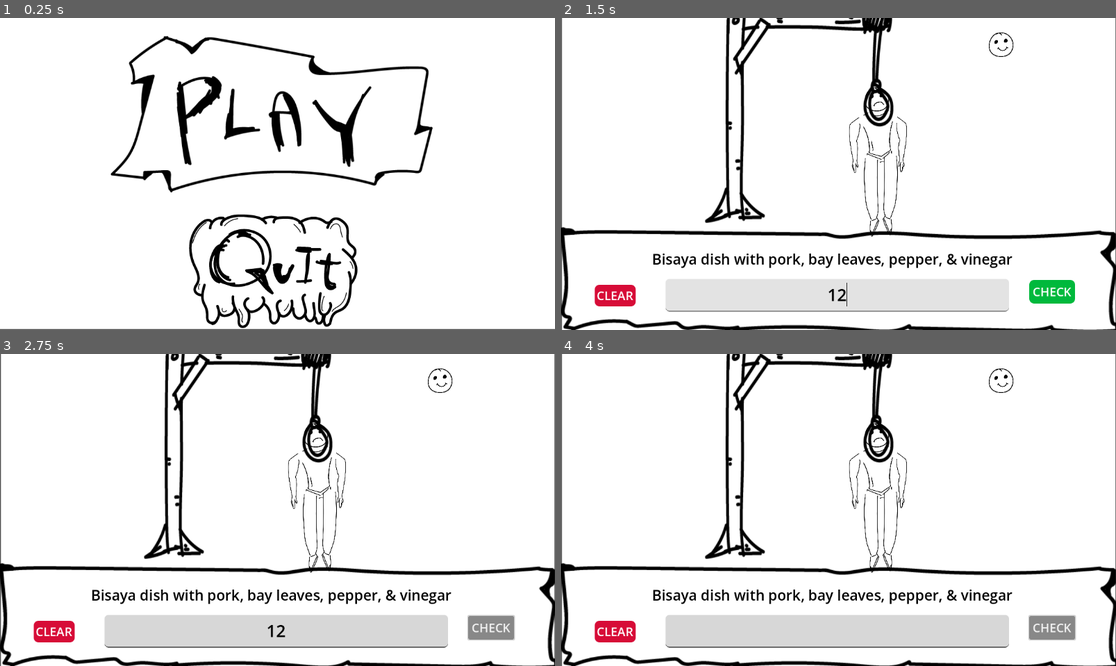
Above: before the commit, frames 1-4 (two rows, left to right).
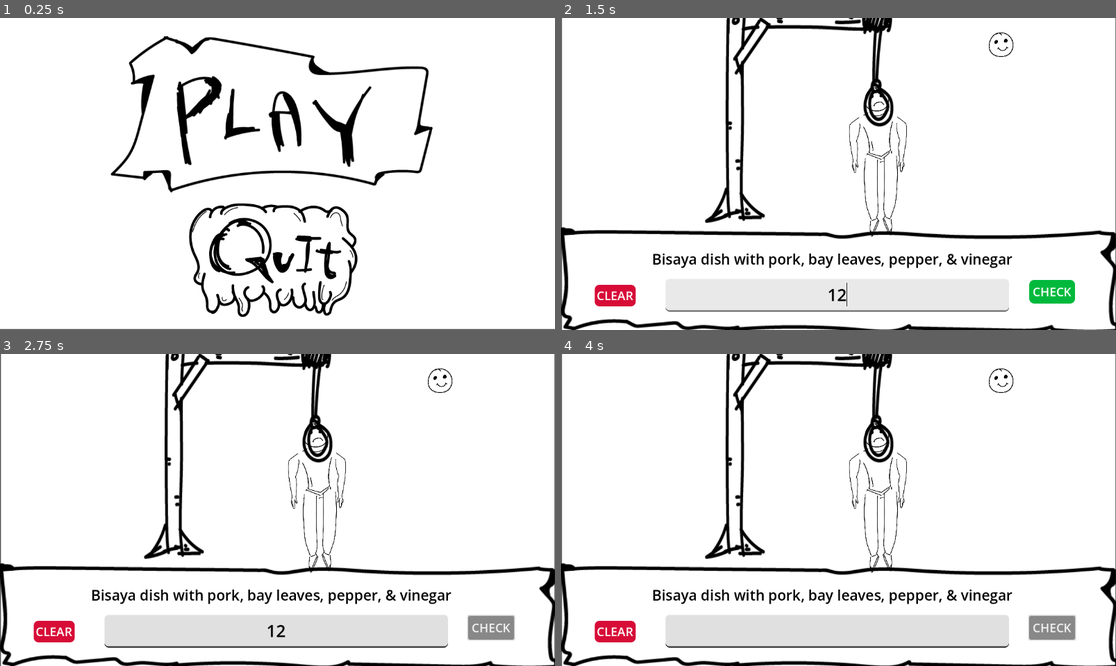
Above: after the commit, the same moments.

Repository: moshe002/HangMan_GodotPractice
Game: Godot game, scene res://main_scene.tscn
The game is run twice, just before and just after one commit, with the same random seed, the same clock (stepped at 60 frames per second) and the same inputs.
Inputs (mouse positions are in pixels of both pictures, inside the frame that each line leads up to):
- Up to frame 1 (0.25 s): no input
- Up to frame 2 (1.5 s): click (832, 114) at 0.5 s; click (838, 295) at 1.27 s; type "12" at 1.35 s
- Up to frame 3 (2.75 s): click "CHECK" at 2 s
- Up to frame 4 (4 s): click "CLEAR" at 2.75 s; click "CHECK" at 3.5 s

The runs differ from the first frame. In frame 1, 4.7% of the frame differs, in the area x 34-65%, y 59-100%; in frame 2, 0.3%; in frame 3, 0.3%; in frame 4, 0.3%.

Commit message:
added QnA and lowercase input

Diff:
--- /dev/null
+++ b/data/QuestionsAndAnswers.json
@@ -0,0 +1,157 @@
+[
+    {
+        "category": "Food",
+        "question": "Made with eggs, milk and sugar",
+        "answer": "Leche Flan"
+    },
+    {
+        "category": "Weather",
+        "question": "Destructive winds",
+        "answer": "Tornado"
+    },
+    {
+        "category": "Education",
+        "question": "Another term for tertiary education",
+        "answer": "College"
+    },
+    {
+        "category": "Science",
+        "question": "Smallest visible particle",
+        "answer": "Photon"
+    },
+    {
+        "category": "Science",
+        "question": "Is the sun a planet?",
+        "answer": "No"
+    },
+    {
+        "category": "Internet",
+        "question": "Famous app made in 2005",
+        "answer": "Youtube"
+    },
+    {
+        "category": "Streets",
+        "question": "Oldest Street in Cebu City",
+        "answer": "Colon Street"
+    },
+    {
+        "category": "Anime",
+        "question": "Anime that has the character Goku",
+        "answer": "Dragon Ball"
+    },
+    {
+        "category": "History",
+        "question": "Number of years the Spaniards colonized the Philippines",
+        "answer": "333 years"
+    },
+    {
+        "category": "Internet",
+        "question": "Most used social media app in the Philippines",
+        "answer": "Facebook"
+    },
+    {
+        "category": "Sport",
+        "question": "Most famous sport in the Philippines",
+        "answer": "Basketball"
+    },
+    {
+        "category": "Science",
+        "question": "Most important organ in the body",
+        "answer": "Brain"
+    },
+    {
+        "category": "Science",
+        "question": "Largest body of water",
+        "answer": "Ocean"
+    },
+    {
+        "category": "Superhero",
+        "question": "Who is Tony Stark?",
+        "answer": "Iron Man"
+    },
+    {
+        "category": "Countries",
+        "question": "Capital City of the Philippines",
+        "answer": "Manila"
+    },
+    {
+        "category": "Countries",
+        "question": "Capital City of America",
+        "answer": "Washington DC"
+    },
+    {
+        "category": "Animals",
+        "question": "Man's Bestfriend",
+        "answer": "Dog"
+    },
+    {
+        "category": "Animals",
+        "question": "Largest Reptile",
+        "answer": "Crocodile"
+    },
+    {
+        "category": "Movie",
+        "question": "Filipina singer who was in Mulan",
+        "answer": "Lea Salonga"
+    },
+    {
+        "category": "Movie",
+        "question": "Green ogre, friend of Donkey, husband of Fiona",
+        "answer": "Shrek"
+    },
+    {
+        "category": "Actors/Actresses",
+        "question": "Famous Chinese Actor who did his own stunts",
+        "answer": "Jackie Chan"
+    },
+    {
+        "category": "Internet",
+        "question": "Most famous search engine",
+        "answer": "Google"
+    },
+    {
+        "category": "Superhero",
+        "question": "What superhero group/team was Batman in",
+        "answer": "Justice League"
+    },
+    {
+        "category": "Cartoon",
+        "question": "Famous cartoon duo that hates each other",
+        "answer": "Tom and Jerry"
+    },
+    {
+        "category": "Sport",
+        "question": "Biggest sport event in the world",
+        "answer": "Olympics"
+    },
+    {
+        "category": "Math",
+        "question": "5 * 5 + (6 + 2) + (12 - (12 / 2))",
+        "answer": "39"
+    },
+    {
+        "category": "Movie",
+        "question": "Museum comes alive at night",
+        "answer": "Night at the Museum"
+    },
+    {
+        "category": "Movie",
+        "question": "Museum comes alive at night",
+        "answer": "Night at the Museum"
+    },
+    {
+        "category": "Movie",
+        "question": "Main actor in the movie Johnny English",
+        "answer": "Rowan Atkinson"
+    },
+    {
+        "category": "Internet",
+        "question": "Creator of Facebook",
+        "answer": "Mark Zuckerberg"
+    },
+    {
+        "category": "Sport",
+        "question": "Famous Boxer in the Philippines",
+        "answer": "Manny Pacquiao"
+    }
+]
--- a/game_scene.tscn
+++ b/game_scene.tscn
@@ -13,9 +13,9 @@
 [ext_resource type="Texture2D" uid="uid://bia6ie533c5on" path="res://assets/torso.png" id="9_uvdty"]
 
 [sub_resource type="StyleBoxFlat" id="StyleBoxFlat_xe77x"]
-bg_color = Color(0.843137, 0.843137, 0.843137, 1)
-border_width_bottom = 2
-border_color = Color(0.294118, 0.294118, 0.294118, 1)
+bg_color = Color(0.858824, 0.858824, 0.858824, 0.862745)
+border_width_bottom = 3
+border_color = Color(0.180392, 0.180392, 0.180392, 1)
 corner_radius_top_left = 8
 corner_radius_top_right = 8
 corner_radius_bottom_right = 8
--- a/main_scene.tscn
+++ b/main_scene.tscn
@@ -26,9 +26,9 @@
 
 [node name="QuitButton" type="Button" parent="."]
 offset_left = 388.0
-offset_top = 404.0
+offset_top = 381.0
 offset_right = 746.0
-offset_bottom = 648.0
+offset_bottom = 625.0
 theme_override_colors/font_color = Color(0, 0, 0, 1)
 theme_override_font_sizes/font_size = 55
 action_mode = 0
--- a/scripts/CheckButton.gd
+++ b/scripts/CheckButton.gd
@@ -2,10 +2,14 @@
 # CHECK BUTTON TEXT/INPUT
 var inputText
 
+# gets the input text field node
 func _ready():
 	inputText = get_node("/root/GameScene/WhiteBackground/LineEdit")
 
 func _on_pressed():
-	if inputText != null:
-		var answer = inputText.text
-		print(answer)
+	if inputText != null: # checks if node exists
+		if inputText.text != "": # checks if node does have input
+			var answer = inputText.text.to_lower()
+			print(answer)
+		else:
+			print("Empty field")
